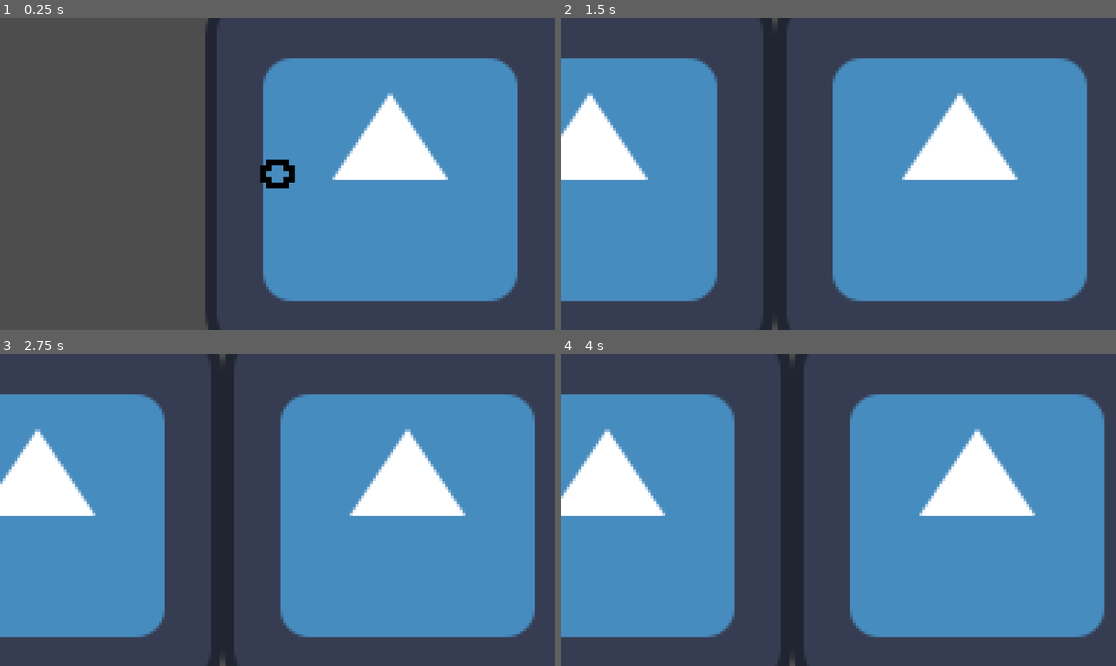
Above: before the commit, frames 1-4 (two rows, left to right).
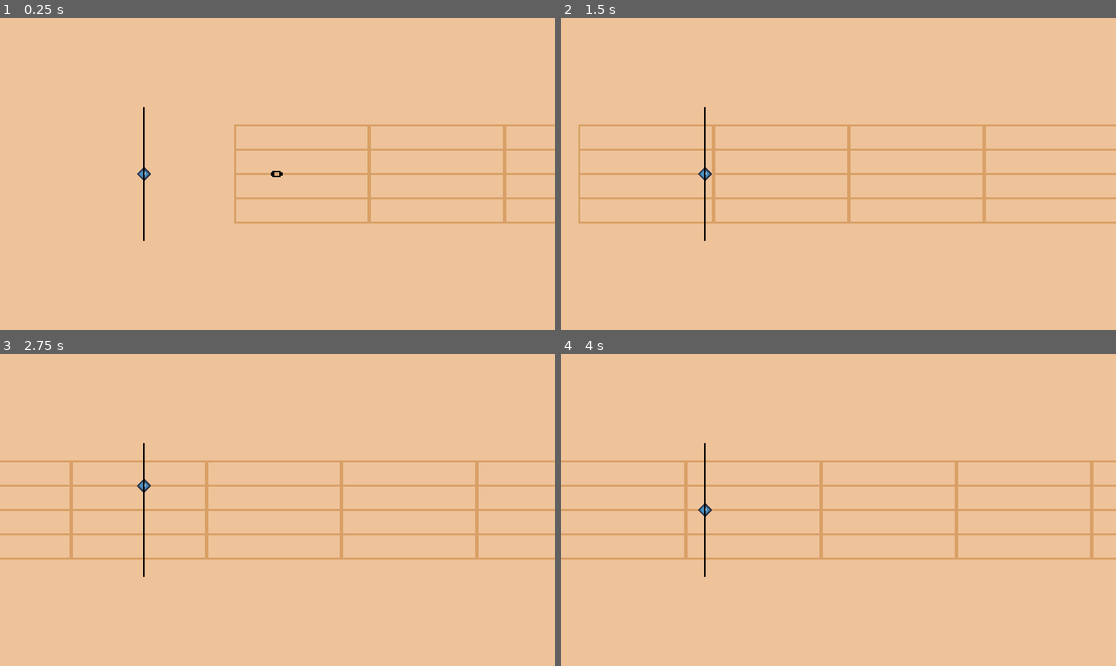
Above: after the commit, the same moments.

Repository: Silver-Ink/MelodyJumper
Game: Godot game, scene res://level.tscn
Two runs of this game, one before a commit and one after it. Both use one fixed random seed, a clock stepped at 60 frames per second and the inputs below. The engine's default icon, where the game draws it, is replaced by a stand-in: a white triangle on a blue panel in a dark square.
Inputs:
- Up to frame 1 (0.25 s): no input
- Up to frame 2 (1.5 s): tap Enter (ui_accept) at 0.5, 0.77 s; hold Up (ui_up) 0.53-1.28 s; hold Down (ui_down) from 1.28 s (still down)
- Up to frame 3 (2.75 s): tap Enter (ui_accept) at 1.52 s; release Down (ui_down) at 2.03 s; hold Up (ui_up) from 2.03 s (still down)
- Up to frame 4 (4 s): tap Enter (ui_accept) at 3.02, 3.77 s; release Up (ui_up) at 3.53 s; hold Down (ui_down) from 3.53 s (still down)

The runs differ from the first frame. In frame 1, 100% of the frame differs, in the area x 0-100%, y 0-100%; in frame 2, 100%; in frame 3, 100%; in frame 4, 100%.

Commit message:
ajust level visual

Diff:
--- a/level.tscn
+++ b/level.tscn
@@ -3,8 +3,8 @@
 [ext_resource type="PackedScene" uid="uid://vxs8e3miw3q" path="res://track.tscn" id="1_kd5to"]
 [ext_resource type="PackedScene" uid="uid://ctc4es6p1afov" path="res://playing_area.tscn" id="2_ry1st"]
 [ext_resource type="PackedScene" uid="uid://bqqoiasgaecv" path="res://player.tscn" id="3_youjp"]
-[ext_resource type="Texture2D" path="res://noire.png" id="4_kbjct"]
 [ext_resource type="Script" path="res://reset_area.gd" id="5_tramo"]
+[ext_resource type="Texture2D" uid="uid://b8jp0iiacjt68" path="res://assets/sprites/line.png" id="6_8u8q2"]
 [ext_resource type="PackedScene" uid="uid://bnix8h5gbftq" path="res://note.tscn" id="7_6hd68"]
 
 [sub_resource type="RectangleShape2D" id="RectangleShape2D_mwo8r"]
@@ -13,10 +13,9 @@
 [node name="level" type="Node2D"]
 
 [node name="Track" parent="." instance=ExtResource("1_kd5to")]
-length = 4
+length = 10
 
 [node name="Marker2D" type="Marker2D" parent="Track"]
-position = Vector2(0.0599976, 0)
 
 [node name="PlayingArea" parent="." instance=ExtResource("2_ry1st")]
 position = Vector2(-77, 0)
@@ -25,26 +24,6 @@
 
 [node name="Camera2D" type="Camera2D" parent="."]
 zoom = Vector2(6, 6)
-
-[node name="Noire" type="Sprite2D" parent="."]
-position = Vector2(-37, 1)
-texture = ExtResource("4_kbjct")
-
-[node name="Noire2" type="Sprite2D" parent="."]
-position = Vector2(-37, 15)
-texture = ExtResource("4_kbjct")
-
-[node name="Noire3" type="Sprite2D" parent="."]
-position = Vector2(-37, 30)
-texture = ExtResource("4_kbjct")
-
-[node name="Noire4" type="Sprite2D" parent="."]
-position = Vector2(-37, -14)
-texture = ExtResource("4_kbjct")
-
-[node name="Noire5" type="Sprite2D" parent="."]
-position = Vector2(-37, -30)
-texture = ExtResource("4_kbjct")
 
 [node name="ResetArea" type="Area2D" parent="."]
 collision_layer = 6
@@ -56,3 +35,8 @@
 shape = SubResource("RectangleShape2D_mwo8r")
 
 [node name="Note" parent="." instance=ExtResource("7_6hd68")]
+position = Vector2(0, -3)
+
+[node name="Line" type="Sprite2D" parent="."]
+position = Vector2(-77, 0)
+texture = ExtResource("6_8u8q2")
--- a/player.tscn
+++ b/player.tscn
@@ -1,6 +1,7 @@
-[gd_scene load_steps=3 format=3 uid="uid://bqqoiasgaecv"]
+[gd_scene load_steps=4 format=3 uid="uid://bqqoiasgaecv"]
 
 [ext_resource type="Script" path="res://player.gd" id="1_kbd8e"]
+[ext_resource type="Texture2D" uid="uid://ddk7pxp8f7vin" path="res://icon.svg" id="2_gwt2c"]
 
 [sub_resource type="RectangleShape2D" id="RectangleShape2D_v3i70"]
 size = Vector2(2, 4)
@@ -14,16 +15,21 @@
 scale = Vector2(2, 2)
 shape = SubResource("RectangleShape2D_v3i70")
 
+[node name="Icon" type="Sprite2D" parent="Player_Area2D"]
+rotation = 0.785397
+scale = Vector2(0.046875, 0.046875)
+texture = ExtResource("2_gwt2c")
+
 [node name="Marker2D" type="Marker2D" parent="."]
-position = Vector2(0, -40)
+position = Vector2(0, -28)
 
 [node name="Marker2D2" type="Marker2D" parent="."]
-position = Vector2(0, -20)
+position = Vector2(0, -14)
 
 [node name="Marker2D3" type="Marker2D" parent="."]
 
 [node name="Marker2D4" type="Marker2D" parent="."]
-position = Vector2(0, 20)
+position = Vector2(0, 14)
 
 [node name="Marker2D5" type="Marker2D" parent="."]
-position = Vector2(0, 40)
+position = Vector2(0, 28)
--- a/project.godot
+++ b/project.godot
@@ -21,7 +21,9 @@
 
 [display]
 
-window/size/mode=2
+window/size/viewport_width=1920
+window/size/viewport_height=1080
+window/size/resizable=false
 
 [input]
 
@@ -55,3 +57,4 @@
 textures/canvas_textures/default_texture_filter=0
 renderer/rendering_method="gl_compatibility"
 renderer/rendering_method.mobile="gl_compatibility"
+environment/defaults/default_clear_color=Color(0.933333, 0.764706, 0.603922, 1)
--- a/section.tscn
+++ b/section.tscn
@@ -1,16 +1,16 @@
 [gd_scene load_steps=4 format=3 uid="uid://wuv0kegkl0lx"]
 
-[ext_resource type="Texture2D" uid="uid://ddk7pxp8f7vin" path="res://icon.svg" id="1_jqsbw"]
+[ext_resource type="Texture2D" uid="uid://bhc1s5tfoeejy" path="res://assets/sprites/section.png" id="2_cud6g"]
 [ext_resource type="Script" path="res://section.gd" id="2_eajiu"]
 
 [sub_resource type="RectangleShape2D" id="RectangleShape2D_k2ydt"]
-size = Vector2(128, 128)
+size = Vector2(78, 58)
 
 [node name="Section" type="Node2D"]
 script = ExtResource("2_eajiu")
 
 [node name="sprite" type="Sprite2D" parent="."]
-texture = ExtResource("1_jqsbw")
+texture = ExtResource("2_cud6g")
 
 [node name="Area2D" type="Area2D" parent="."]
 collision_layer = 6
Binary file changed: assets/sprites/Ronde.png
Binary file added: assets/sprites/line.png
Not shown, added: assets/sprites/line.png.import
Binary file added: assets/sprites/section.png
Not shown, added: assets/sprites/section.png.import
